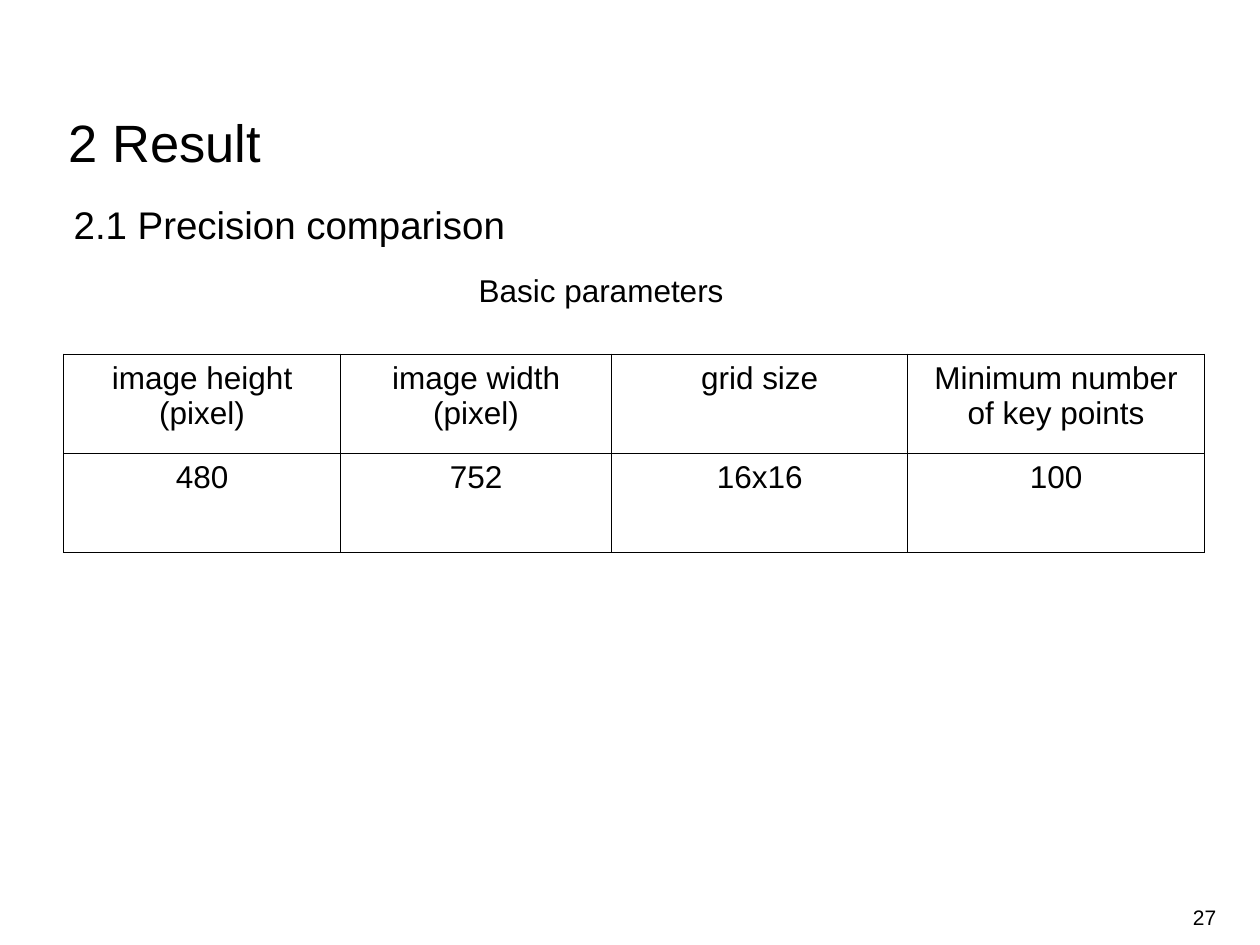
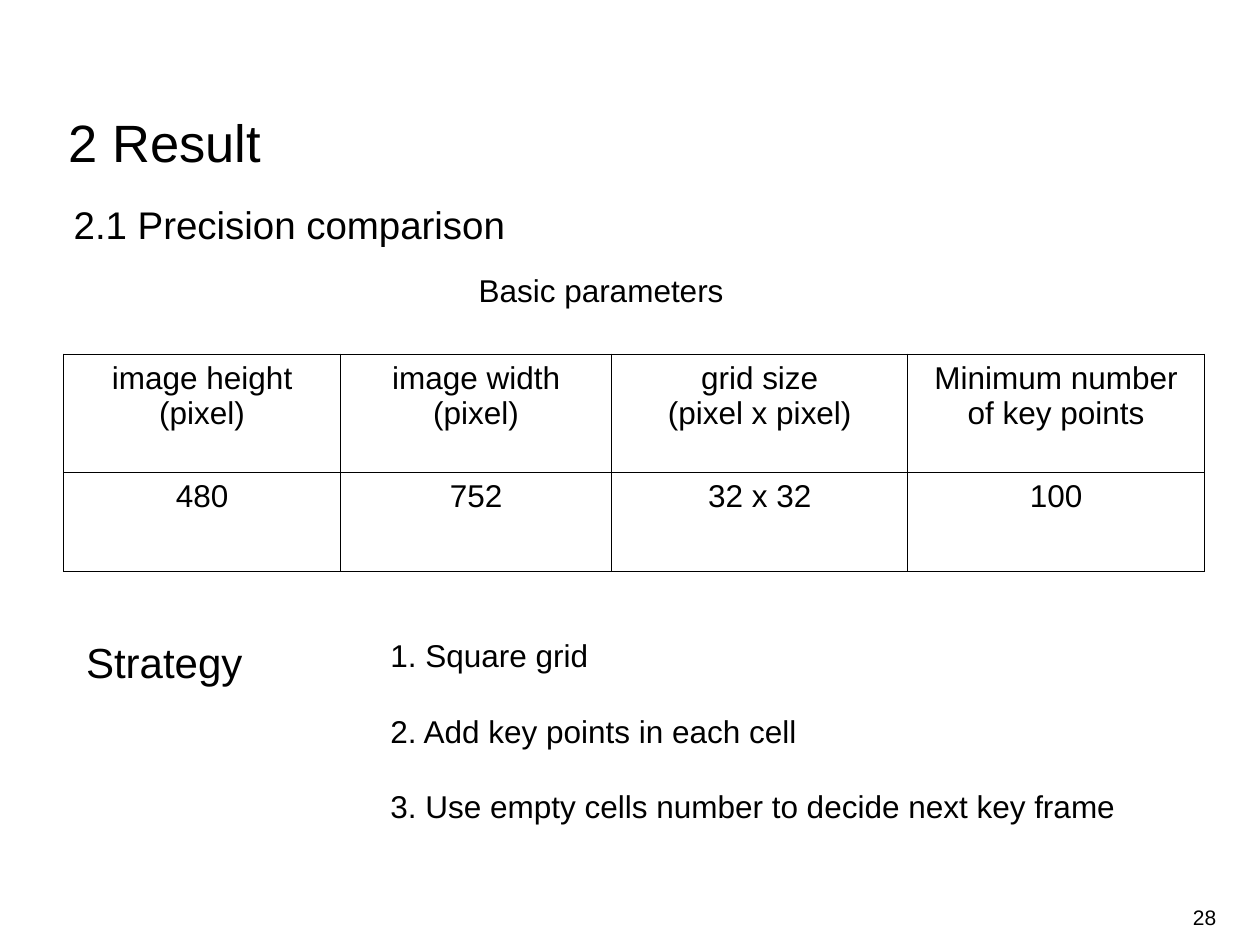
Before and after one commit to Tom-Huang/visual_navigation, a slide deck: slide 28 of Indirect Visual Odometry with Optical Flow.odp (slide 27 before the commit). Drawn at 1260x945 pixels with LibreOffice and Linux fonts; fonts in the diff are those of the drawing; background and template pictures are left out. Boxes give left, top, right and bottom in pixels: in the first picture for what was removed or moved away, otherwise in the second. Text is boxed around its words. In the diff, an @@ line names an element or a change of style, - is before the commit and + after.

```diff
--- a/Indirect Visual Odometry with Optical Flow.odp
+++ b/Indirect Visual Odometry with Optical Flow.odp
@@ table at bbox=[64, 354, 1205, 572] @@
-row 1, column 3: grid size
+row 1, column 3: grid size / (pixel x pixel)
-row 2, column 3: 16x16
+row 2, column 3: 32 x 32
@@ text added at bbox=[86, 648, 242, 686], 24 pt, text #000000 @@
+Strategy
@@ text added at bbox=[390, 644, 1114, 824], 18 pt, text #000000 @@
+1. Square grid
+2. Add key points in each cell
+3. Use empty cells number to decide next key frame
@@ page number at bbox=[1193, 910, 1216, 926]: text changed @@
-27
+28
```
Also in this commit, not shown: 8 other slides changed, 13 slides added, 5 slides removed, 6 other files.
